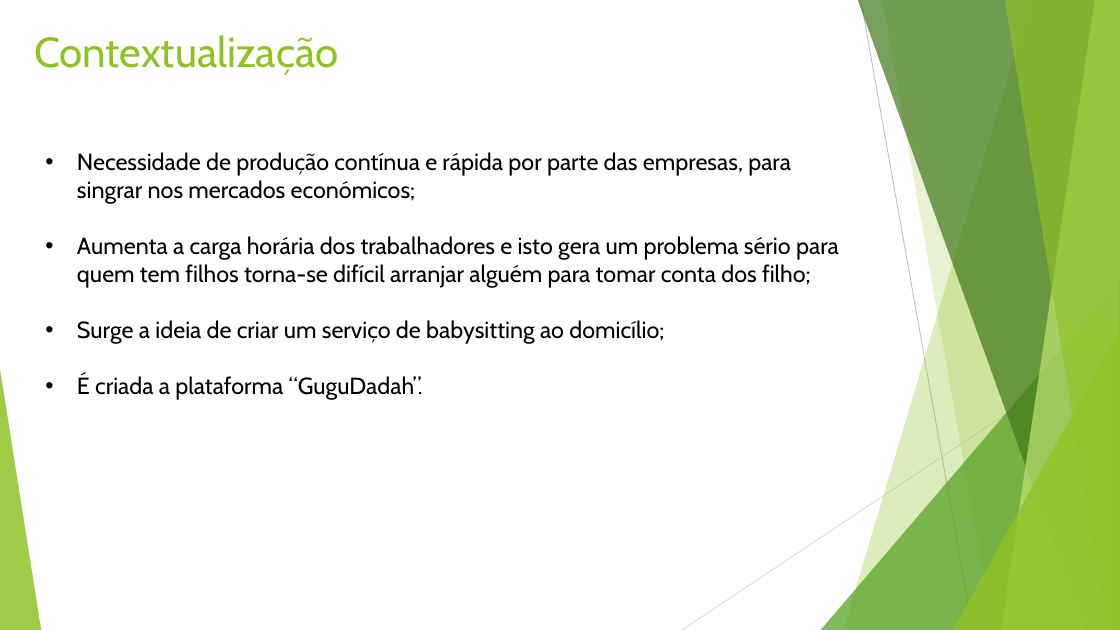
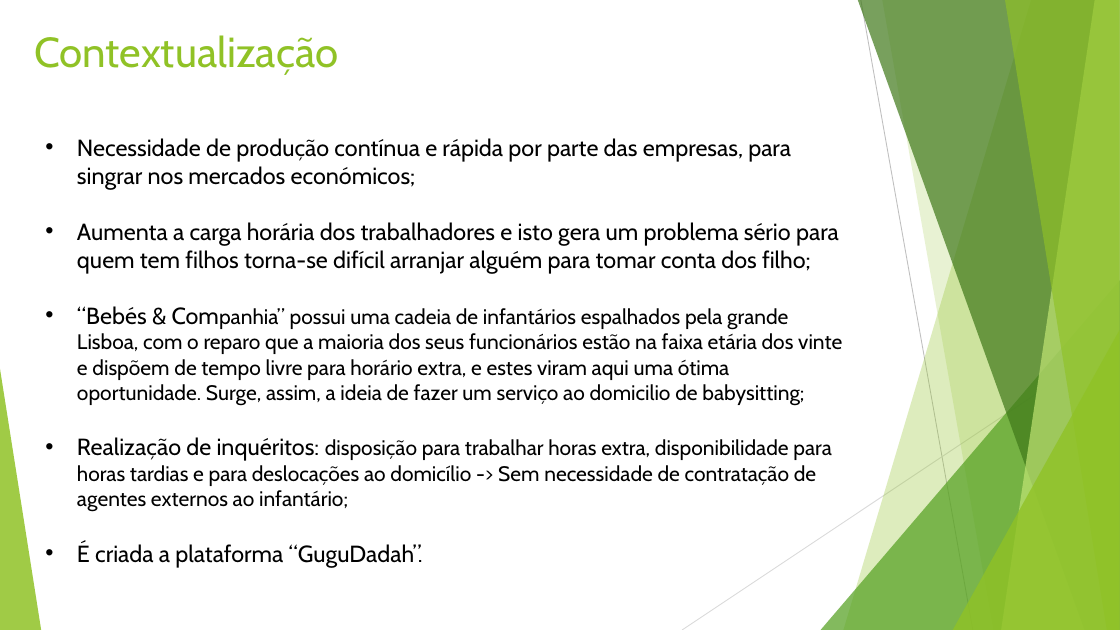
Before and after one commit to vitorjrc/babysitting-system, a slide deck: slide 2 of relatorio/LI4.pptx. Drawn at 1120x630 pixels with LibreOffice and Linux fonts; fonts in the diff are those of the drawing. Boxes give left, top, right and bottom in pixels: in the first picture for what was removed or moved away, otherwise in the second. Text is boxed around its words. In the diff, an @@ line names an element or a change of style, - is before the commit and + after.

Commit message:
minor changes in presentation

```diff
--- a/relatorio/LI4.pptx
+++ b/relatorio/LI4.pptx
@@ text "Necessidade de produção contínua e ...": place and size @@
-text "Necessidade de produção contínua e ..." at bbox=[77, 152, 839, 400]
+text "Necessidade de produção contínua e ..." at bbox=[77, 138, 842, 568]
@@ text at bbox=[77, 306, 842, 512]: text changed; size 20 to 18 pt @@
-• Surge a ideia de criar um serviço de babysitting ao domicílio;
+• “Bebés & Companhia” possui uma cadeia de infantários espalhados pela grande Lisboa, com o reparo que a maioria dos seus funcionários estão na faixa etária dos vinte e dispõem de tempo livre para horário extra, e estes viram aqui uma ótima oportunidade. Surge, assim, a ideia de fazer um serviço ao domicilio de babysitting;
+• Realização de inquéritos: disposição para trabalhar horas extra, disponibilidade para horas tardias e para deslocações ao domicílio -> Sem necessidade de contratação de agentes externos ao infantário;
```
Also in this commit, not shown: 7 other slides changed.
